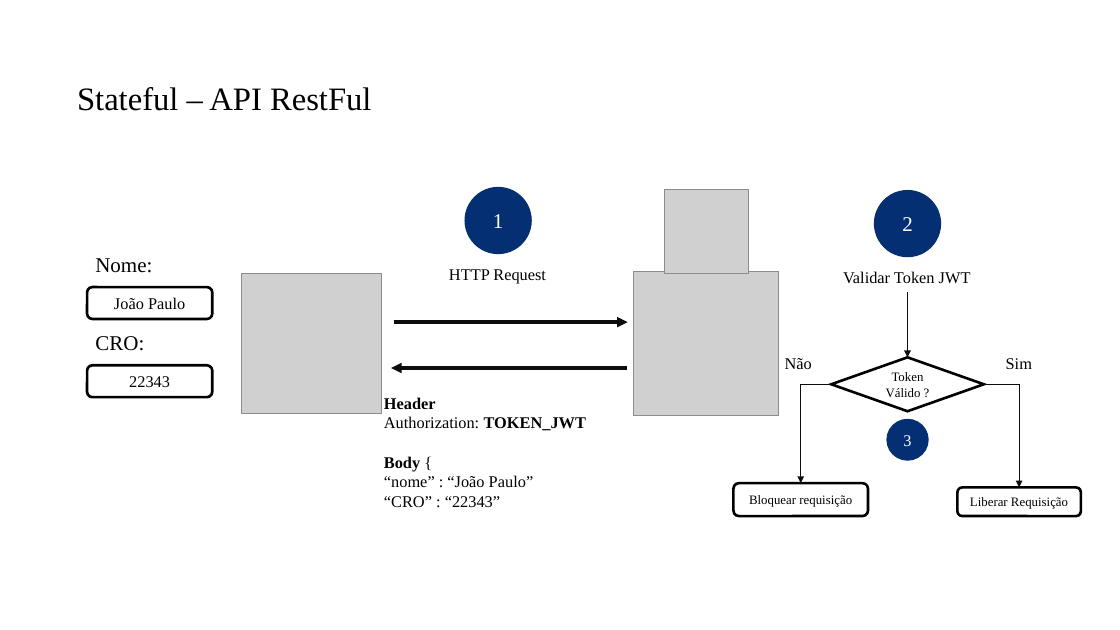
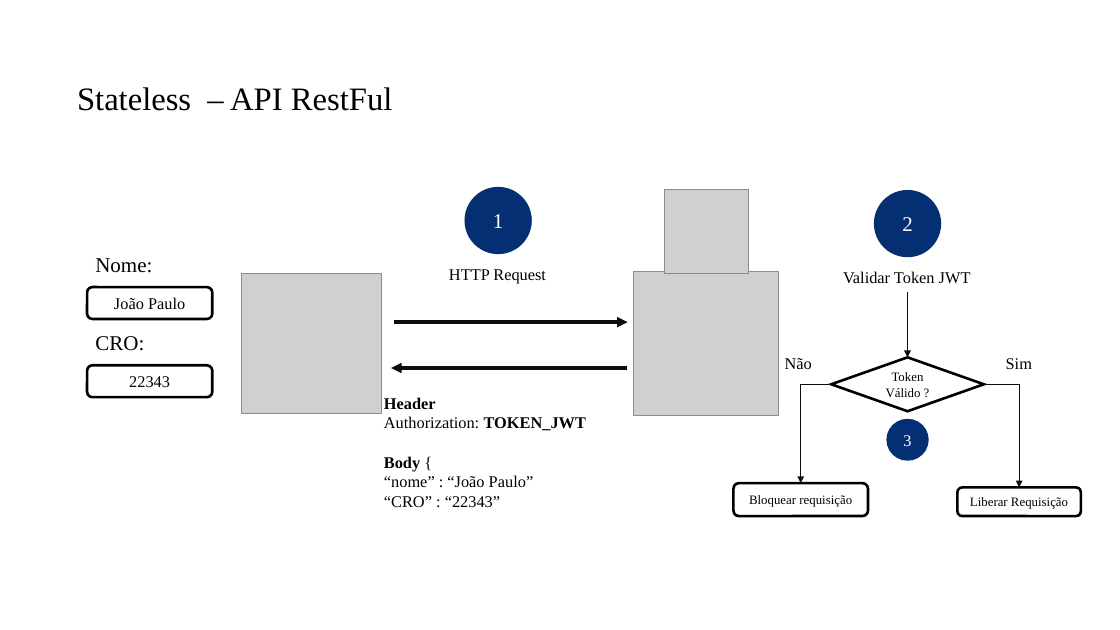
Before and after one commit to PedroMiho/UMC, a slide deck: slide 6 of engenharia-software/software-corporativo/boas-praticas/aula-06-spring-security/spring-security.pptx. Drawn at 1120x630 pixels with LibreOffice and Linux fonts; fonts in the diff are those of the drawing; grey boxes stand for pictures; background and template pictures are left out. Boxes give left, top, right and bottom in pixels: in the first picture for what was removed or moved away, otherwise in the second. Text is boxed around its words. In the diff, an @@ line names an element or a change of style, - is before the commit and + after.

```diff
--- a/engenharia-software/software-corporativo/boas-praticas/aula-06-spring-security/spring-security.pptx
+++ b/engenharia-software/software-corporativo/boas-praticas/aula-06-spring-security/spring-security.pptx
@@ title at [77, 87, 392, 111]: text changed @@
-Stateful – API RestFul
+Stateless – API RestFul
```
Also in this commit, not shown: 5 other slides changed.
